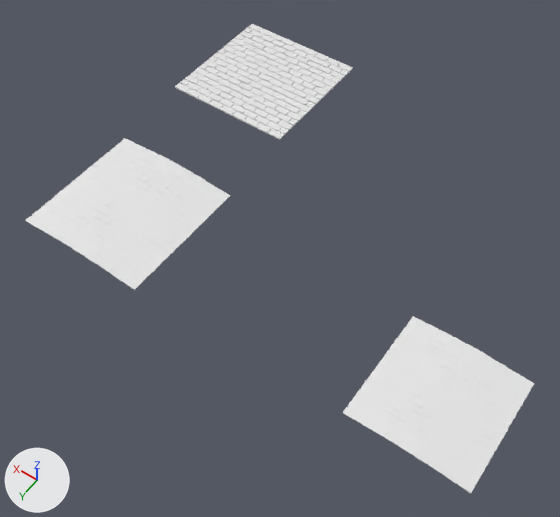
One commit to the Blender file Assets/school project/brick street.blend: the scene before it, then after it.
Both versions are drawn from a camera (50 mm lens) standing at (-5.2, 24.2, 43.0) and looking at (12.5, -0.5, 4.1). The lights are fixed; the arrows at lower left show +X, +Y and +Z.

The scene before the commit, as lines of its bpy script (objects in view):
```python
me_cube_001 = bpy.data.meshes.new('Cube.001')
me_cube_001.from_pydata(...)  # 533 vertices, 925 faces; spans x -4.34..4.34, y -4.27..4.42, z 0.1..0.37
me_cube_002 = bpy.data.meshes.new('Cube.002')
me_cube_002.from_pydata(...)  # 2448 vertices, 2379 faces; spans x -4.34..4.34, y -4.27..4.41, z 0.01..0.1
me_cube_003 = bpy.data.meshes.new('Cube.003')
me_cube_003.from_pydata(...)  # 818 vertices, 1453 faces; spans x -4.34..4.34, y -4.27..4.42, z 0.1..0.37
ob_cube = bpy.data.objects.new('Cube', me_cube_001)
ob_cube.location = (0.0, 0.0, 0.0)
ob_cube_001 = bpy.data.objects.new('Cube.001', me_cube_002)
ob_cube_001.location = (20.27, -9.74, 8.77)
ob_cube_002 = bpy.data.objects.new('Cube.002', me_cube_003)
ob_cube_002.location = (20.15, 4.14, 8.13)
```
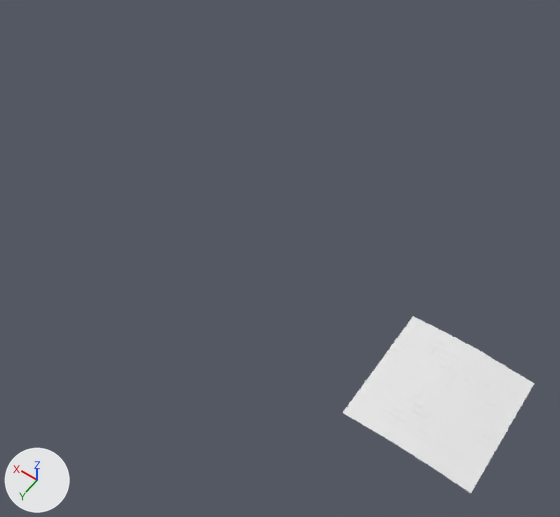
Pixel boxes (x1, y1, x2, y2) of what changed, in the pictures (560 x 517 px):
'Cube.002', deleted
    before: (25, 138, 231, 290)
'Cube.001', deleted
    before: (175, 24, 353, 140)

Diff of the bpy script that builds the scene:
```diff
--- a/Assets/school project/brick street.blend.py
+++ b/Assets/school project/brick street.blend.py
@@ ob_cube_002 @@
-ob_cube_002 = bpy.data.objects.new('Cube.002', me_cube_003)
-ob_cube_002.location = (20.15, 4.14, 8.13)
@@ ob_cube_001 @@
-ob_cube_001 = bpy.data.objects.new('Cube.001', me_cube_002)
-ob_cube_001.location = (20.27, -9.74, 8.77)
```
